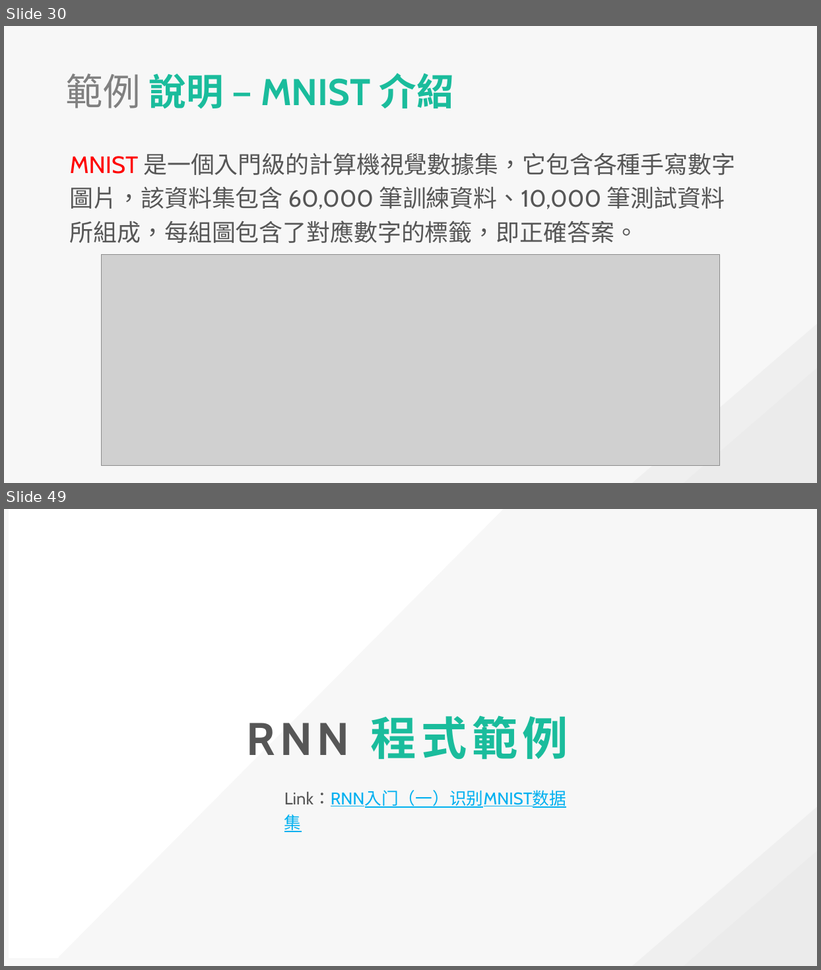
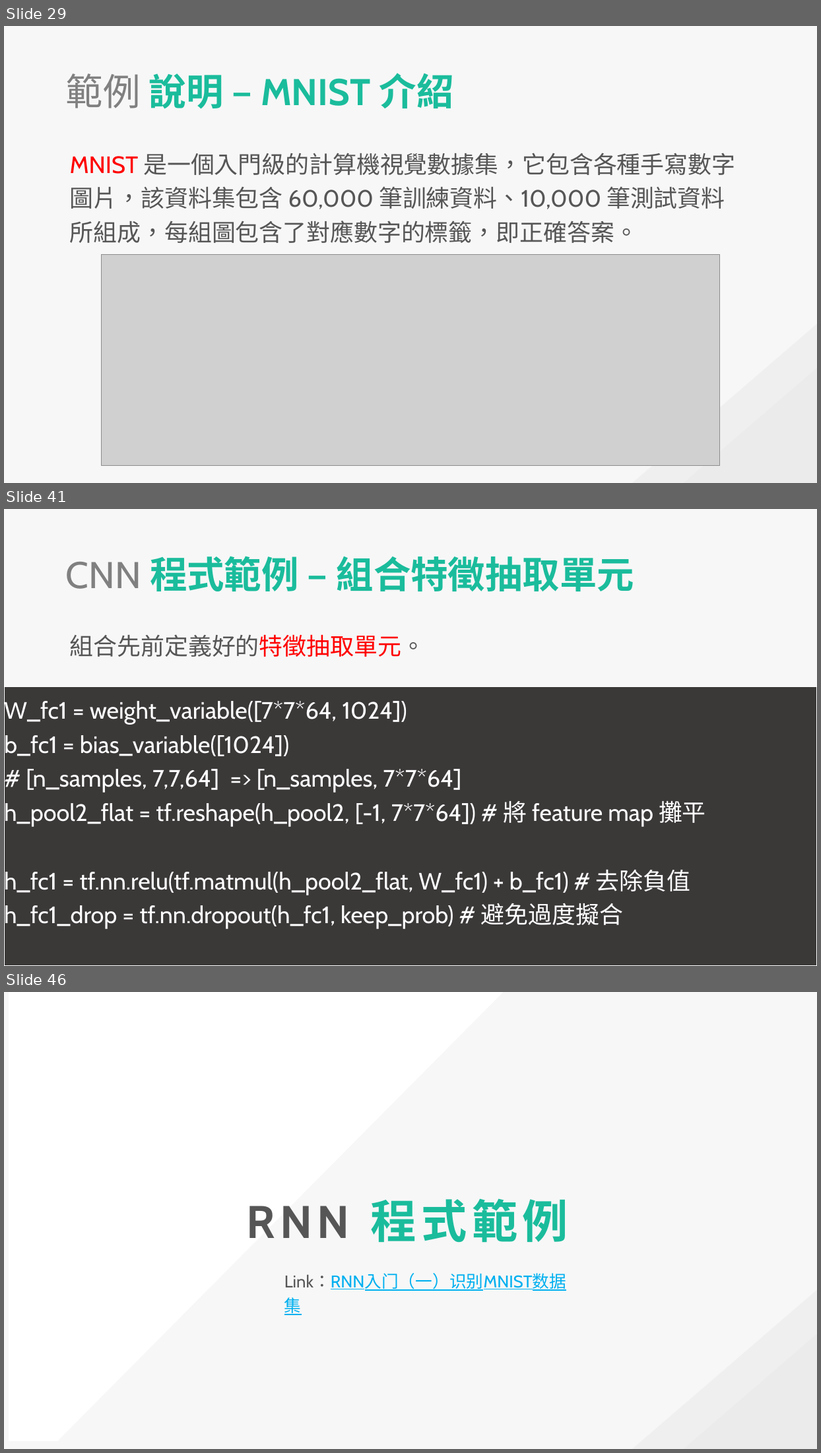
Before and after one commit to explooosion/deep-learn-example, a slide deck: CNN&RNN_20181019.pptx. Shown one above the other, each under a label of ours: slides 30 and 49 before the commit, slides 29, 41 and 46 after it; the slides between them are not shown. The pictures are 821x970 and 821x1453 pixels, drawn with LibreOffice and Linux fonts; fonts in the diff are those of the drawing; grey boxes stand for pictures. Boxes give left, top, right and bottom in pixels: in the first picture for what was removed or moved away, otherwise in the second. Text is boxed around its words. In the diff, an @@ line names an element or a change of style, - is before the commit and + after.

```diff
--- a/CNN&RNN_20181019.pptx
+++ b/CNN&RNN_20181019.pptx
@@ slide 41 added at bbox=[4, 509, 817, 966], background #F7F7F7; not listed: 2 template elements that a slide beside it also shows @@
@@ text added at bbox=[66, 556, 635, 591], 44 pt, text #1ABC9C, bold @@
+CNN 程式範例 – 組合特徵抽取單元
@@ text added at bbox=[70, 634, 425, 657], 28 pt, text #565656 @@
+組合先前定義好的特徵抽取單元。
@@ rectangle added at bbox=[4, 687, 817, 966], fill #3B3838, outline #FFFFFF 0.75 pt, 28 pt, text #FFFFFF @@
+W_fc1 = weight_variable([7*7*64, 1024])
+b_fc1 = bias_variable([1024])
+# [n_samples, 7,7,64] => [n_samples, 7*7*64]
+h_pool2_flat = tf.reshape(h_pool2, [-1, 7*7*64]) # 將 feature map 攤平
+h_fc1 = tf.nn.relu(tf.matmul(h_pool2_flat, W_fc1) + b_fc1) # 去除負值
+h_fc1_drop = tf.nn.dropout(h_fc1, keep_prob) # 避免過度擬合
@@ what was slide 30 is now slide 29 @@
@@ what was slide 49 is now slide 46 @@
```
Also in this commit, not shown: 2 slides changed, 13 other slides added, 17 slides removed.
